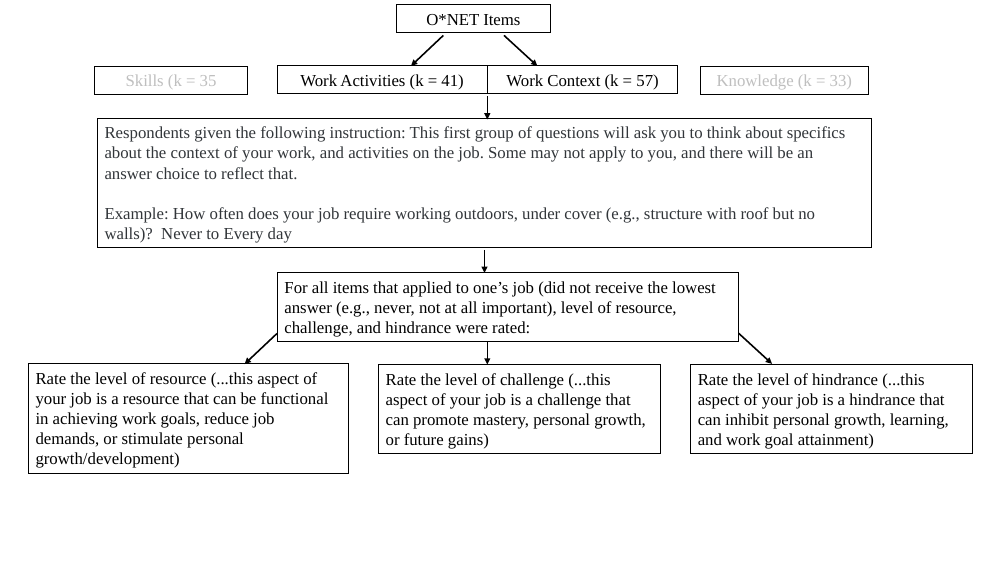
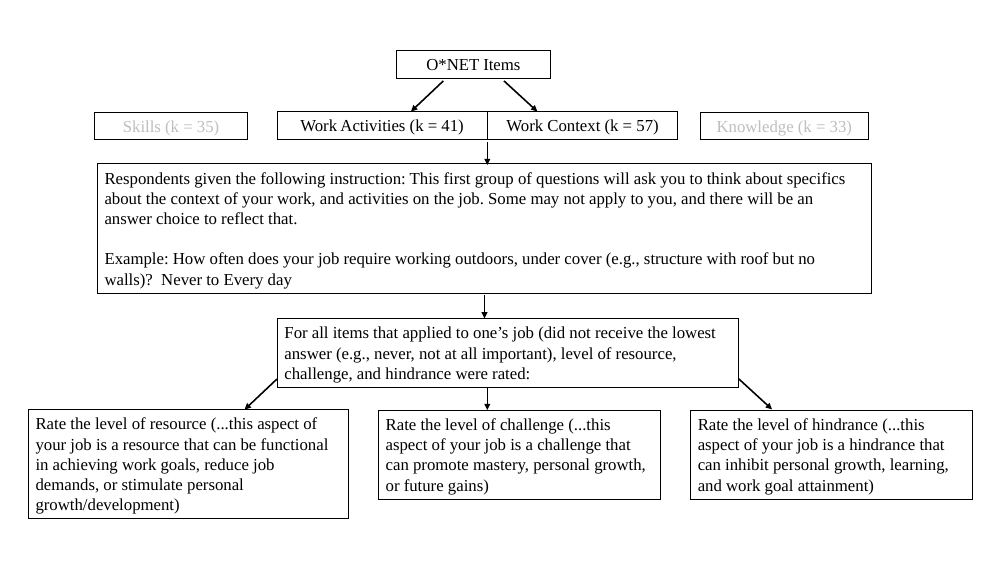
Before and after one commit to jtkulas/JDRJournalSubmission, a slide deck: slide 1 of current_submission/Methods_visual.pptx. Drawn at 1008x567 pixels with LibreOffice and Linux fonts; fonts in the diff are those of the drawing. Boxes give left, top, right and bottom in pixels: in the first picture for what was removed or moved away, otherwise in the second. Text is boxed around its words. In the diff, an @@ line names an element or a change of style, - is before the commit and + after.

```diff
--- a/current_submission/Methods_visual.pptx
+++ b/current_submission/Methods_visual.pptx
@@ text in rectangle at (123, 120, 219, 134): text changed @@
-Skills (k = 35
+Skills (k = 35)
@@ rectangle "Respondents given the following instruction: ..." at (98, 164, 872, 294): text colour #32363A to #000000 @@
@@ 10 rectangles, 7 arrows: place and size @@
-10 rectangles, 7 arrows at (28, 5, 972, 473)
+10 rectangles, 7 arrows at (28, 51, 972, 520)
```
Also in this commit, not shown: 17 other files.
